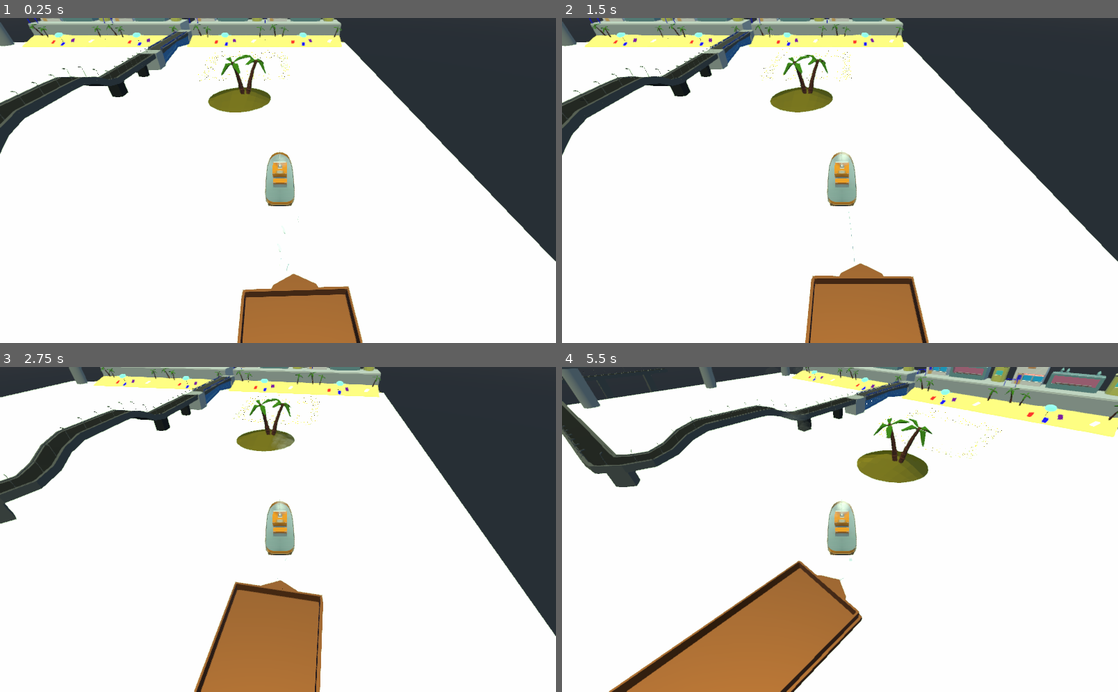
Above: before the commit, frames 1-4 (two rows, left to right).
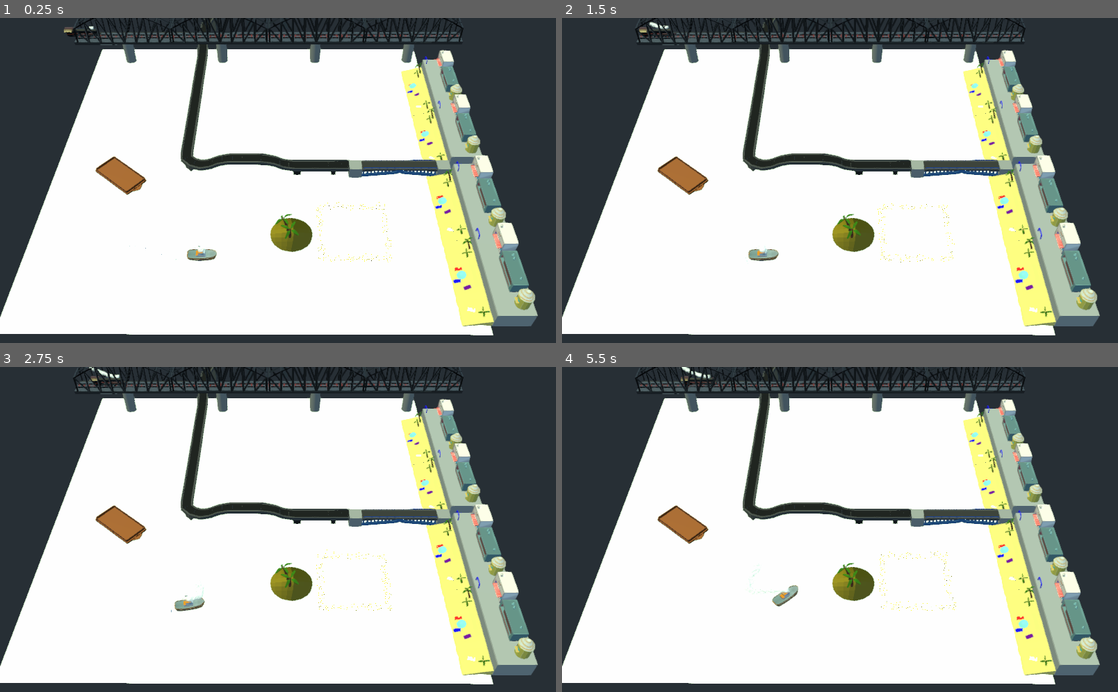
Above: after the commit, the same moments.

Repository: raczynskid/Tugboat
Game: Godot game, scene res://World.tscn
Two runs of this game, one before a commit and one after it. Both use one fixed random seed, a clock stepped at 60 frames per second and the inputs below.
Inputs:
- Up to frame 1 (0.25 s): no input
- Up to frame 2 (1.5 s): tap Enter (ui_accept) at 0.5, 0.6, 0.77, 1.07, 1.35 s; hold Right (ui_right) 0.53-1.28 s; hold Down (ui_down) from 1.28 s (still down)
- Up to frame 3 (2.75 s): tap Enter (ui_accept) at 1.52, 1.82, 2.1 s; release Down (ui_down) at 2.03 s; hold Right (ui_right) from 2.03 s (still down)
- Up to frame 4 (5.5 s): release Right (ui_right) at 2.78 s; hold Up (ui_up) 2.78-3.53 s; tap Enter (ui_accept) at 2.85, 3.02, 3.32, 3.6, 3.77, 4.07, 4.35, 4.52, 4.82, 5.1 s; hold Left (ui_left) 3.53-5.03 s; hold Down (ui_down) from 5.03 s (still down)

The runs differ from the first frame. In frame 1, 38% of the frame differs, in the area x 0-100%, y 0-100%; in frame 2, 38%; in frame 3, 38%; in frame 4, 53%.

Commit message:
initial chain/barge lock unlock mechanism

Diff:
--- a/World.tscn
+++ b/World.tscn
@@ -60,33 +60,6 @@
 light_energy = 1.08
 light_indirect_energy = 0.35
 
-[node name="Water" parent="." instance=ExtResource( 1 )]
-
-[node name="Player" parent="." instance=ExtResource( 2 )]
-transform = Transform( 1, 0, 0, 0, 1, 0, 0, 0, 1, 19.8921, 0.548833, 6.46007 )
-
-[node name="CinematicCam" type="Camera" parent="Player"]
-transform = Transform( 1, -0.000366519, 0, 0.000273415, 0.745976, 0.665973, -0.000244092, -0.665973, 0.745976, -0.199, 9.902, 10.34 )
-fov = 69.9
-
-[node name="Barge" parent="." instance=ExtResource( 7 )]
-transform = Transform( 1.19249e-08, 0, -1, 0, 1, 0, 1, 0, 1.19249e-08, 20.3201, 1.69734, 16.2495 )
-
-[node name="TargetArea" parent="." instance=ExtResource( 10 )]
-transform = Transform( 1, 0, 0, 0, 1, 0, 0, 0, 1, 15.7796, 1.38478, -15.7248 )
-
-[node name="Bridge" parent="." instance=ExtResource( 4 )]
-transform = Transform( -1.62921e-07, 0, 1, 0, 1, 0, -1, 0, -1.62921e-07, 3.28839, 0.881504, -23.7909 )
-
-[node name="Chain" parent="." instance=ExtResource( 11 )]
-transform = Transform( 1, 0, 0, 0, 1, 0, 0, 0, 1, 20.1158, 1.44747, 11.5342 )
-
-[node name="Hook1" parent="Chain/ChainLink" index="3"]
-nodes/node_b = NodePath("../../../Player")
-
-[node name="PinJoint" parent="Chain/ChainLink5" index="2"]
-nodes/node_b = NodePath("../../../Barge")
-
 [node name="cameras" type="Node" parent="."]
 
 [node name="Camera" type="Camera" parent="cameras"]
@@ -99,6 +72,33 @@
 fov = 56.5
 far = 200.0
 
+[node name="Water" parent="." instance=ExtResource( 1 )]
+
+[node name="Player" parent="." instance=ExtResource( 2 )]
+transform = Transform( 1, 0, 0, 0, 1, 0, 0, 0, 1, 19.8921, 0.548833, 6.46007 )
+
+[node name="CinematicCam" type="Camera" parent="Player"]
+transform = Transform( 1, -0.000366519, 0, 0.000273415, 0.745976, 0.665973, -0.000244092, -0.665973, 0.745976, -0.199, 9.902, 10.34 )
+fov = 69.9
+
+[node name="Chain" parent="." instance=ExtResource( 11 )]
+transform = Transform( 1, 0, 0, 0, 1, 0, 0, 0, 1, 20.1158, 1.44747, 11.5342 )
+
+[node name="Hook1" parent="Chain/ChainLink" index="3"]
+nodes/node_b = NodePath("../../../Player")
+
+[node name="PinJoint" parent="Chain/ChainLink5" index="2"]
+nodes/node_a = NodePath("")
+
+[node name="Barge" parent="." instance=ExtResource( 7 )]
+transform = Transform( -0.63964, 0, -0.768674, 0, 1, 0, 0.768674, 0, -0.63964, 4.18621, 1.39624, 21.1214 )
+
+[node name="TargetArea" parent="." instance=ExtResource( 10 )]
+transform = Transform( 1, 0, 0, 0, 1, 0, 0, 0, 1, 15.7796, 1.38478, -15.7248 )
+
+[node name="Bridge" parent="." instance=ExtResource( 4 )]
+transform = Transform( -1.62921e-07, 0, 1, 0, 1, 0, -1, 0, -1.62921e-07, 3.28839, 0.881504, -23.7909 )
+
 [editable path="Chain"]
 [editable path="Chain/ChainLink"]
 [editable path="Chain/ChainLink2"]
--- /dev/null
+++ b/player_objects/BargeHook.gd
@@ -0,0 +1,35 @@
+extends Generic6DOFJoint
+
+onready var barge_find_area = get_node("barge_locator")
+onready var chain_node = get_parent()
+onready var locked : bool = false
+onready var locked_timer : float = 5
+
+# Called when the node enters the scene tree for the first time.
+func _ready():
+	pass # Replace with function body.
+
+
+# Called every frame. 'delta' is the elapsed time since the previous frame.
+func _process(delta):
+	if Input.is_action_just_pressed("ui_accept") and locked:
+		unlock()
+
+	if not locked and locked_timer > 0:
+		locked_timer -= delta
+		print(locked_timer)
+
+func _on_barge_locator_body_entered(body):
+	if (not locked) and (locked_timer <= 0):
+		if body.is_in_group("barges"):
+			print("lock")
+			self.set("nodes/node_a", body.get_path())
+			self.set("nodes/node_b", chain_node.get_path())
+			locked = true
+
+func unlock():
+	locked = false
+	locked_timer = 5
+	print('release')
+	self.set("nodes/node_a", "")
+	self.set("nodes/node_b", "")
--- /dev/null
+++ b/player_objects/BargeHook.tscn
@@ -0,0 +1,16 @@
+[gd_scene load_steps=3 format=2]
+
+[ext_resource path="res://player_objects/BargeHook.gd" type="Script" id=1]
+
+[sub_resource type="SphereShape" id=1]
+
+[node name="PinJoint" type="Generic6DOFJoint"]
+linear_limit_x/softness = 0.01
+script = ExtResource( 1 )
+
+[node name="barge_locator" type="Area" parent="."]
+
+[node name="CollisionShape" type="CollisionShape" parent="barge_locator"]
+shape = SubResource( 1 )
+
+[connection signal="body_entered" from="barge_locator" to="." method="_on_barge_locator_body_entered"]
--- a/player_objects/Chain.tscn
+++ b/player_objects/Chain.tscn
@@ -1,7 +1,8 @@
-[gd_scene load_steps=3 format=2]
+[gd_scene load_steps=4 format=2]
 
 [ext_resource path="res://player_objects/ChainLink.tscn" type="PackedScene" id=1]
 [ext_resource path="res://player_objects/Chain.gd" type="Script" id=2]
+[ext_resource path="res://player_objects/BargeHook.tscn" type="PackedScene" id=3]
 
 [node name="Chain" type="Spatial"]
 script = ExtResource( 2 )
@@ -37,6 +38,8 @@
 [node name="ChainLink5" parent="." instance=ExtResource( 1 )]
 transform = Transform( 1, 0, 0, 0, 1, 0, 0, 0, 1, 0, 0, -0.391009 )
 
+[node name="BargeHook" parent="ChainLink5" instance=ExtResource( 3 )]
+
 [editable path="ChainLink"]
 [editable path="ChainLink2"]
 [editable path="ChainLink3"]
--- a/player_objects/barge/Barge.tscn
+++ b/player_objects/barge/Barge.tscn
@@ -8,7 +8,9 @@
 radius = 2.18419
 height = 1.99823
 
-[node name="Barge" type="RigidBody"]
+[node name="Barge" type="RigidBody" groups=[
+"barges",
+]]
 transform = Transform( 1, 0, 0, 0, 1, 0, 0, 0, 1, 5.14811, 0, 0 )
 mass = 200.0
 physics_material_override = SubResource( 1 )
Not shown, changed: Tugboat.pck
